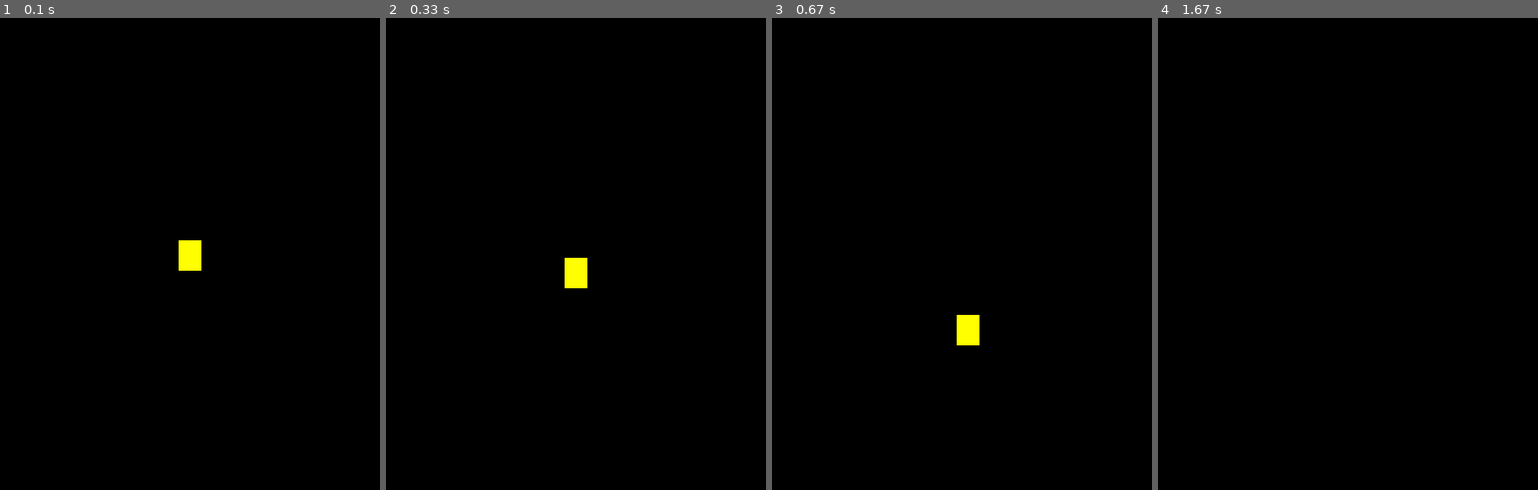
Above: before the commit, frames 1-4 (left to right).
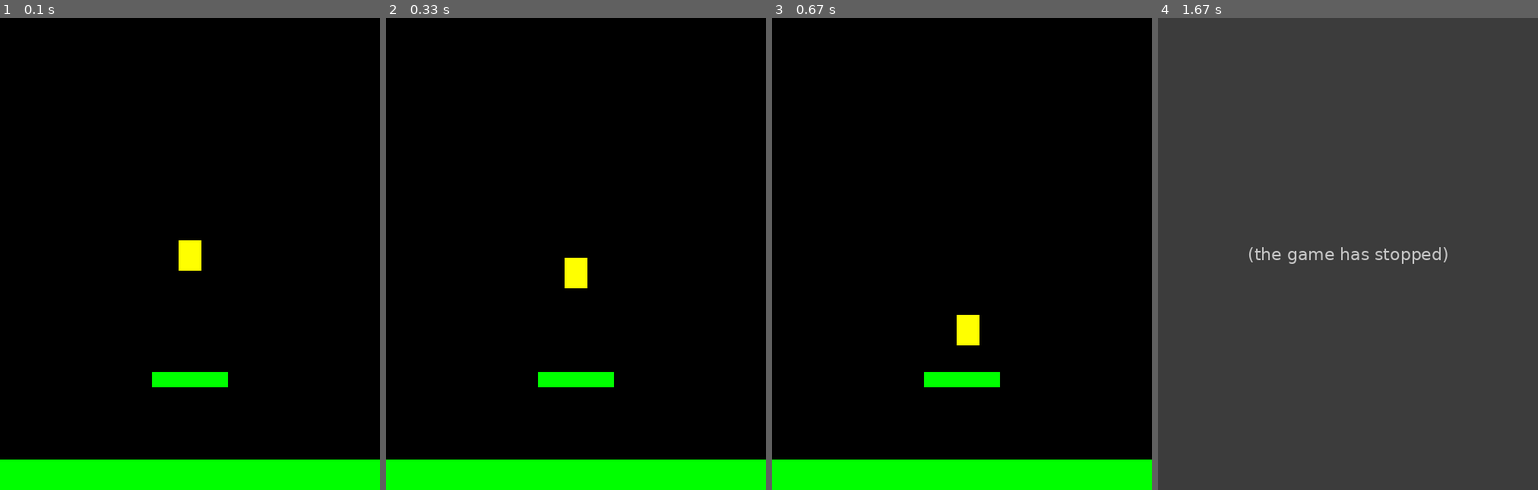
Above: after the commit, the same moments.

Repository: RodrigoMBarros/PyGame_2020.1
Game: pygame game, started from inicio_projeto/testando_plataforma.py
The game is run twice, just before and just after one commit, with the same random seed, the same clock (stepped at 60 frames per second) and the same inputs.
Inputs:
- Up to frame 1 (0.1 s): no input
- Up to frame 2 (0.33 s): no input
- Up to frame 3 (0.67 s): hold Right from 0.33 s (still down)
- Up to frame 4 (1.67 s): release Right at 0.8 s

The runs differ from the first frame. In frame 1, 7.1% of the frame differs, in the area x 0-100%, y 75-100%; in frame 2, 7.1%; in frame 3, 7.1%; in frame 4, 100%, in the area x 0-100%, y 0-100%.
Error after the commit: AttributeError: 'int' object has no attribute 'x' (testando_plataforma.py line 50); the game stopped at 0.8 s (later frames are placeholders)

Commit message:
novas atualizações no jogador e plataformas

Diff:
--- a/inicio_projeto/testando_plataforma.py
+++ b/inicio_projeto/testando_plataforma.py
@@ -29,6 +29,7 @@
 
 # ==== Classes
 
+        #jogador#
 class Famoso(pg.sprite.Sprite):
     def __init__(self):
         pg.sprite.Sprite.__init__(self)
@@ -83,7 +84,7 @@
 
 
 
-
+    #Plataformas - Notas#
 class Notas(pg.sprite.Sprite):
     def __init__(self, x, y, w, h):
         pg.sprite.Sprite.__init__(self)
@@ -96,7 +97,7 @@
 
 
 
-
+#===Classe do jogo
 class Game:
     def __init__(self):
 
@@ -121,9 +122,13 @@
         self.jogador = Famoso()
         self.all_sprites.add(self.jogador)
 
-        self.platforms = pg.sprite.Group() #para as plataformas
-        p1 = Notas( 0, HEIGHT-40, WIDTH, 40 )
+        self.platforms = pg.sprite.Group() #grupo para as plataformas
+        p1 = Notas( 0, (HEIGHT-40), WIDTH, 40 )
+        p2 = Notas(WIDTH/2-50,HEIGHT*3 / 4, 100, 20)
+        self.all_sprites.add(p1)
         self.platforms.add(p1)
+        self.all_sprites.add(p2)
+        self.platforms.add(p2)
         self.run()
 
     def run(self):
@@ -139,6 +144,12 @@
     def updates (self):
         #faz updates
         self.all_sprites.update()
+        #checando colisões
+        hits = pg.sprite.spritecollide(self.jogador,self.platforms, False)
+
+        if len(hits) > 0:
+            self.jogador.pos.y = hits[0].rect.top
+            self.jogador.velo = 0
 
     def events(self):
         # Process input (events)
